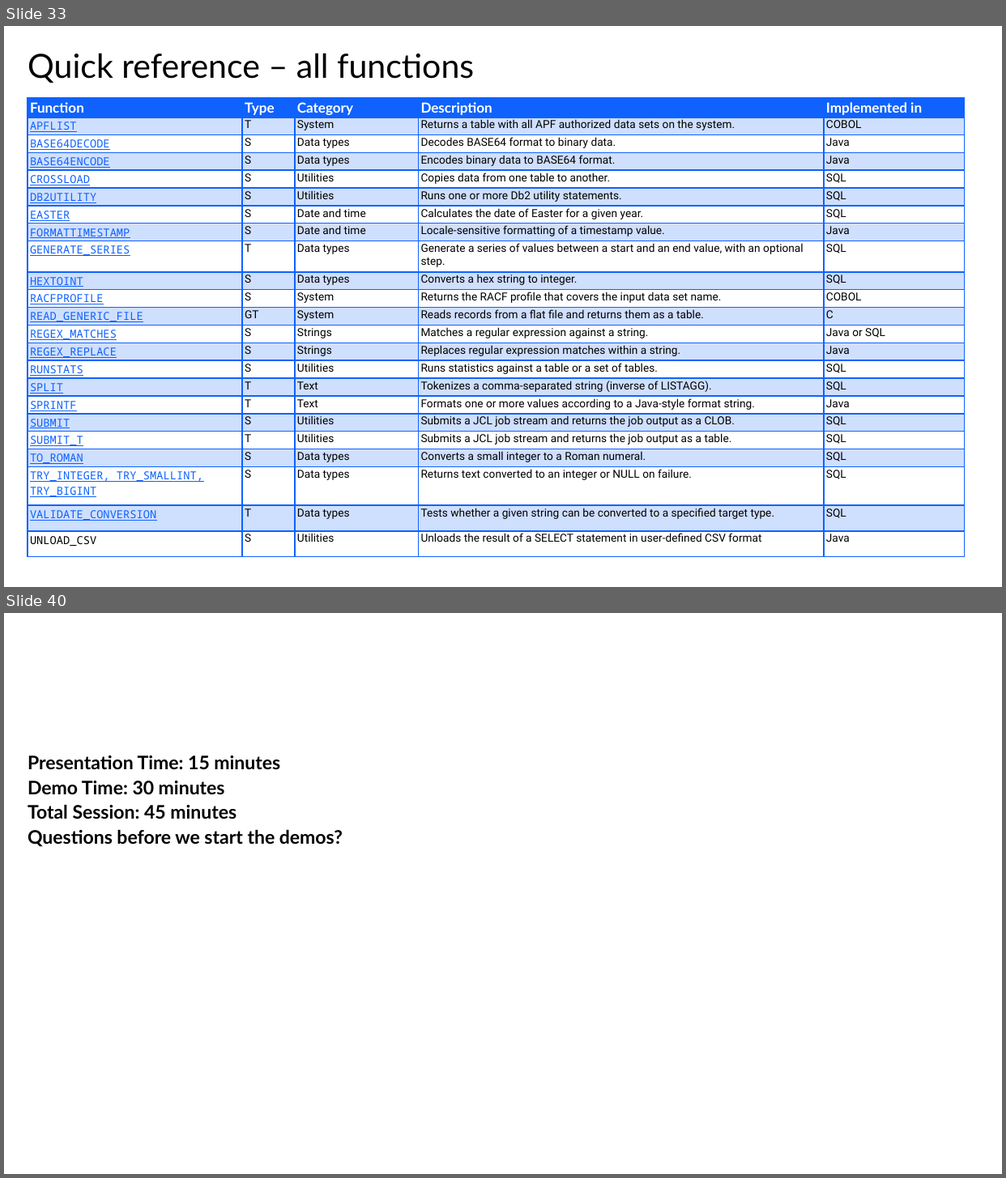
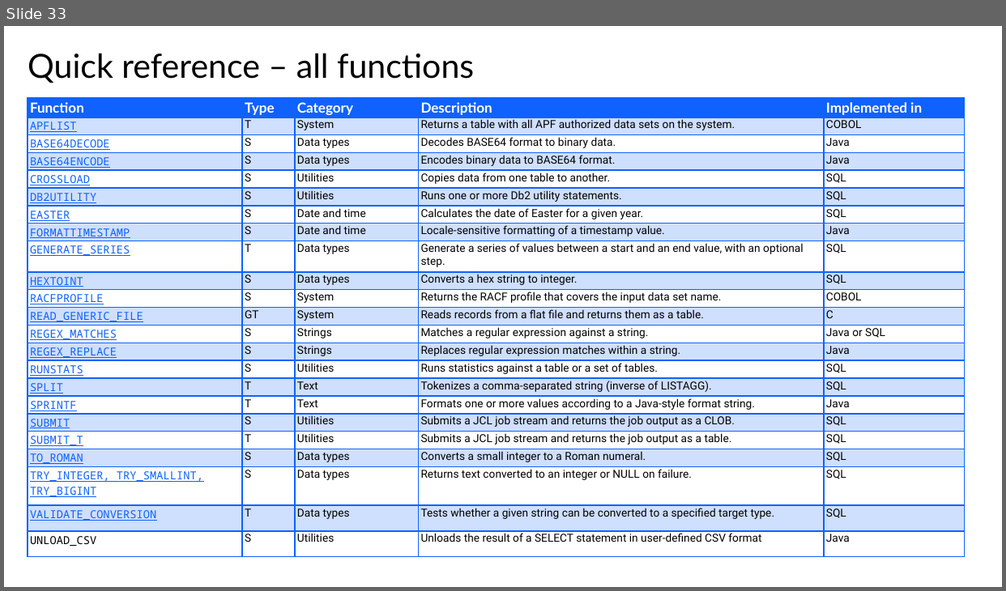
Before and after one commit to de103252/Db2_Routines, a slide deck: Db2 Routines Presentation.pptx. Shown one above the other, each under a label of ours: slides 33 and 40 before the commit, slide 33 after it; the slides between them are not shown. The pictures are 1006x1178 and 1006x591 pixels, drawn with LibreOffice and Linux fonts; fonts in the diff are those of the drawing; background and template pictures are left out. Boxes give left, top, right and bottom in pixels: in the first picture for what was removed or moved away, otherwise in the second. Text is boxed around its words. In the diff, an @@ line names an element or a change of style, - is before the commit and + after.

```diff
--- a/Db2 Routines Presentation.pptx
+++ b/Db2 Routines Presentation.pptx
@@ slide 40 removed at box(4, 613, 1002, 1174), background #FFFFFF @@
@@ text removed at box(27, 756, 343, 847) @@
-Presentation Time: 15 minutes
-Demo Time: 30 minutes
-Total Session: 45 minutes
-Questions before we start the demos?
```
Also in this commit, not shown: 2 slides changed, 1 slide added, 7 other slides removed.
